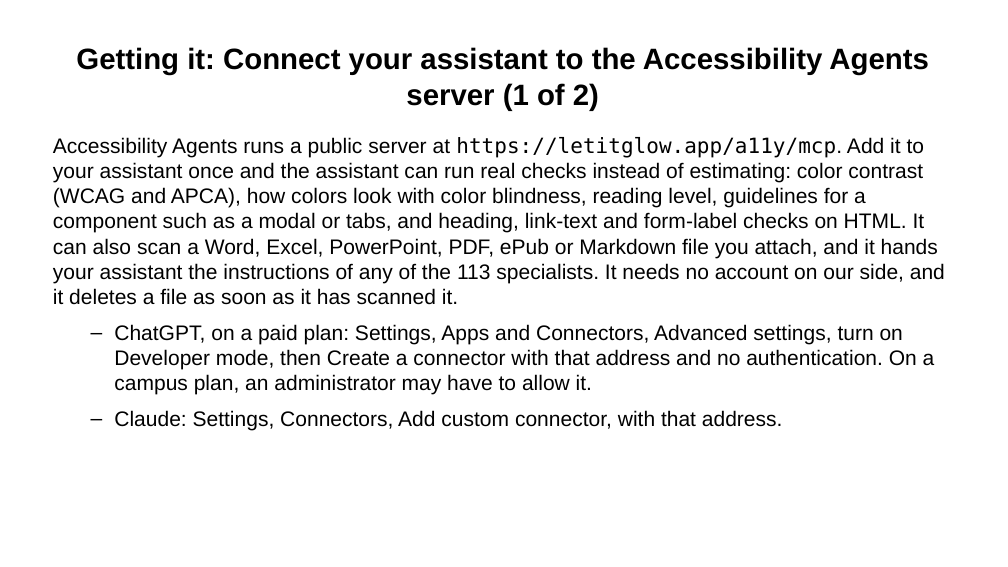
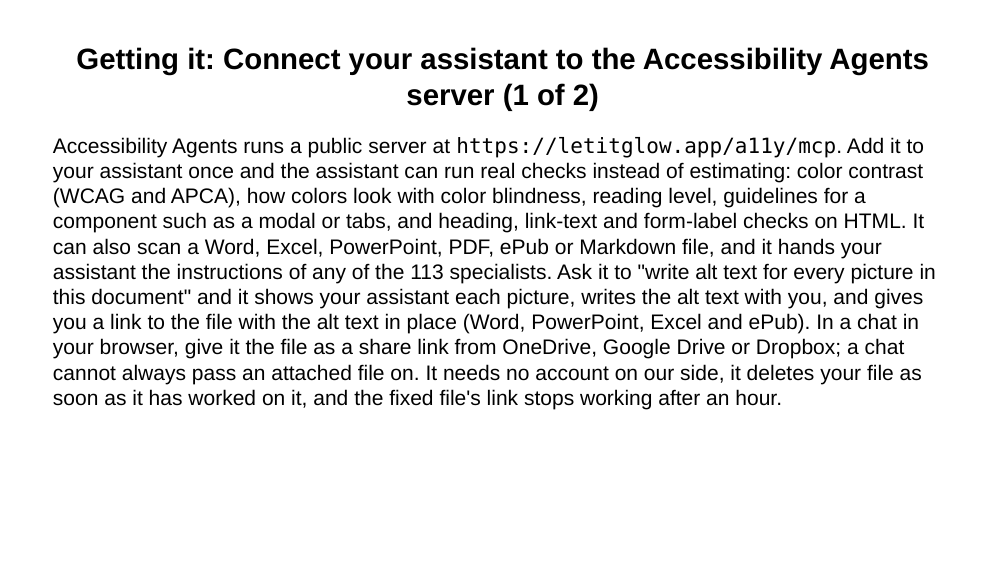
Before and after one commit to Community-Access/glow, a slide deck: slide 19 of docs/ahg-2026/kit/accessibility-agents.pptx (slide 18 before the commit). Drawn at 1008x567 pixels with LibreOffice and Linux fonts; fonts in the diff are those of the drawing. Boxes give left, top, right and bottom in pixels: in the first picture for what was removed or moved away, otherwise in the second. Text is boxed around its words. In the diff, an @@ line names an element or a change of style, - is before the commit and + after.

```diff
--- a/docs/ahg-2026/kit/accessibility-agents.pptx
+++ b/docs/ahg-2026/kit/accessibility-agents.pptx
@@ text at bbox=[53, 137, 936, 409]: text changed @@
-Accessibility Agents runs a public server at https://letitglow.app/a11y/mcp. Add it to your assistant once and the assistant can run real checks instead of estimating: color contrast (WCAG and APCA), how colors look with color blindness, reading level, guidelines for a component such as a modal or tabs, and heading, link-text and form-label checks on HTML. It can also scan a Word, Excel, PowerPoint, PDF, ePub or Markdown file you attach, and it hands your assistant the instructions of any of the 113 specialists. It needs no account on our side, and it deletes a file as soon as it has scanned it.
-  – ChatGPT, on a paid plan: Settings, Apps and Connectors, Advanced settings, turn on Developer mode, then Create a connector with that address and no authentication. On a campus plan, an administrator may have to allow it.
-  – Claude: Settings, Connectors, Add custom connector, with that address.
+Accessibility Agents runs a public server at https://letitglow.app/a11y/mcp. Add it to your assistant once and the assistant can run real checks instead of estimating: color contrast (WCAG and APCA), how colors look with color blindness, reading level, guidelines for a component such as a modal or tabs, and heading, link-text and form-label checks on HTML. It can also scan a Word, Excel, PowerPoint, PDF, ePub or Markdown file, and it hands your assistant the instructions of any of the 113 specialists. Ask it to "write alt text for every picture in this document" and it shows your assistant each picture, writes the alt text with you, and gives you a link to the file with the alt text in place (Word, PowerPoint, Excel and ePub). In a chat in your browser, give it the file as a share link from OneDrive, Google Drive or Dropbox; a chat cannot always pass an attached file on. It needs no account on our side, it deletes your file as soon as it has worked on it, and the fixed file's link stops working after an hour.
```
Also in this commit, not shown: 5 other slides changed, 1 slide added, 4 other files.
